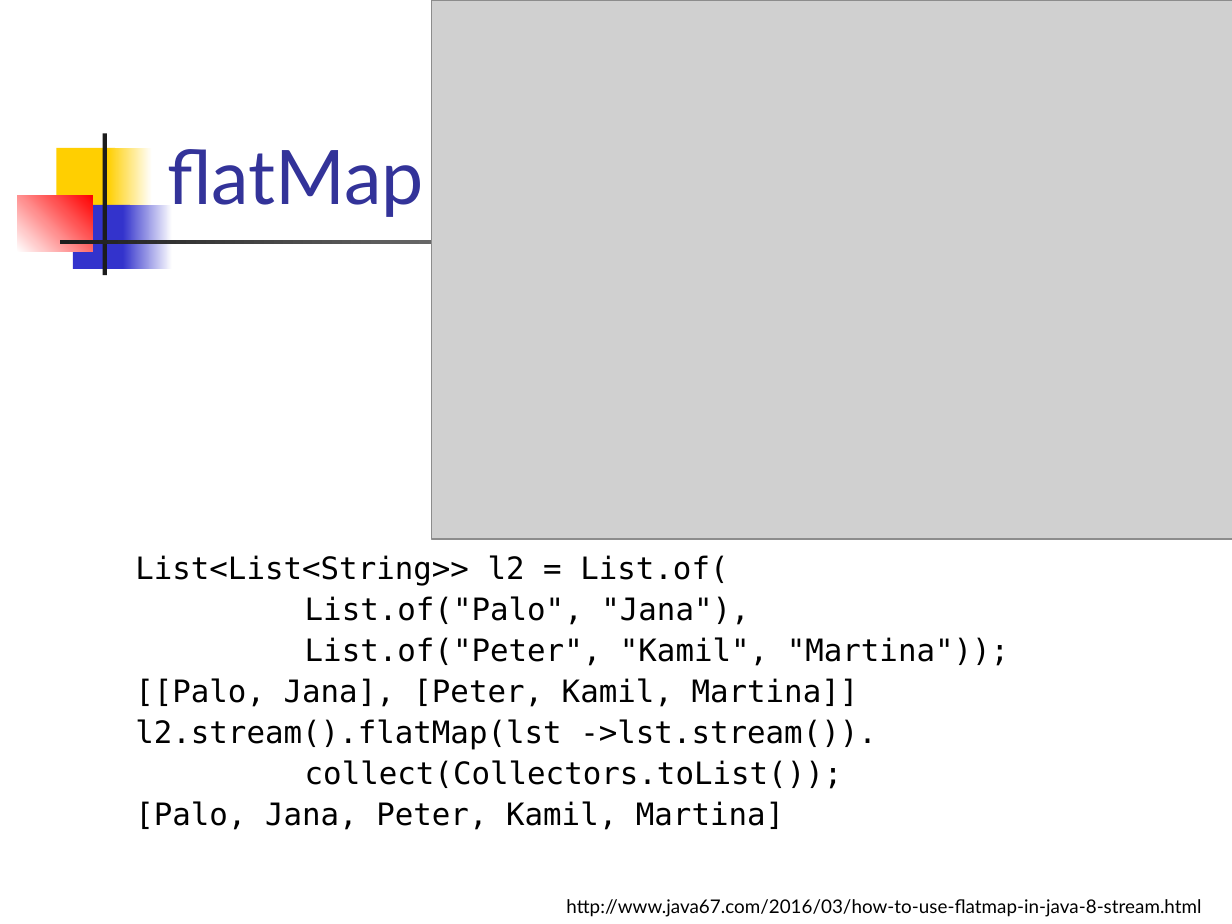
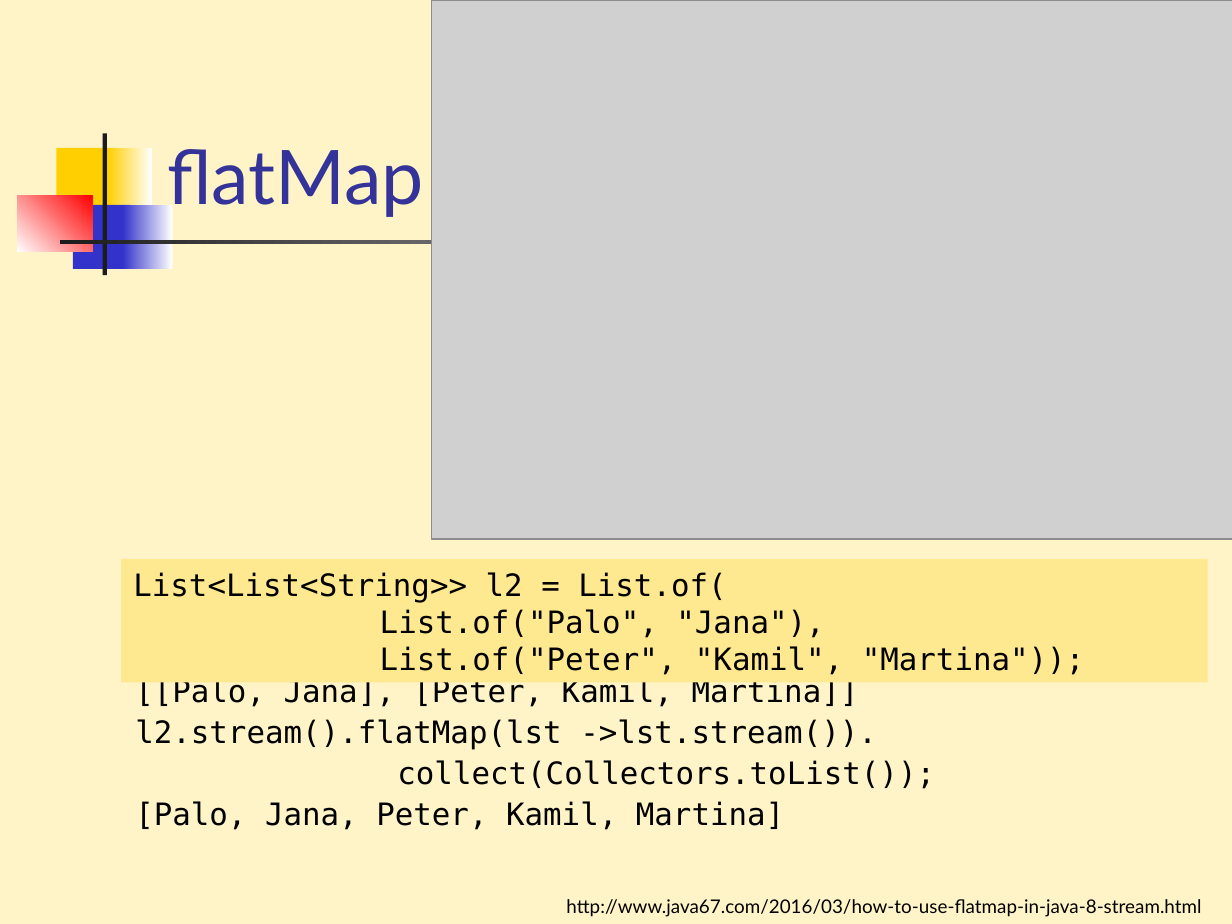
Before and after one commit to Programovanie4/Prednasky, a slide deck: slide 27 of 06Lambda/06_javaStream.ppt (slide 26 before the commit). Drawn at 1232x924 pixels with LibreOffice and Linux fonts; fonts in the diff are those of the drawing; grey boxes stand for pictures. Boxes give left, top, right and bottom in pixels: in the first picture for what was removed or moved away, otherwise in the second. Text is boxed around its words. In the diff, an @@ line names an element or a change of style, - is before the commit and + after.

```diff
--- a/06Lambda/06_javaStream.ppt
+++ b/06Lambda/06_javaStream.ppt
@@ background #FFFFFF to #FFF4C8 @@
@@ rectangle added at [121, 559, 1207, 683], fill #FFE990, 18 pt, text #000000 @@
+List<List<String>> l2 = List.of(
+List.of("Palo", "Jana"),
+List.of("Peter", "Kamil", "Martina"));
@@ text at [135, 555, 1009, 666]: paragraphs removed @@
-List<List<String>> l2 = List.of(
-List.of("Palo", "Jana"),
-List.of("Peter", "Kamil", "Martina"));
```
Also in this commit, not shown: 29 other slides changed, 5 slides added, 4 slides removed, 1 other file.
